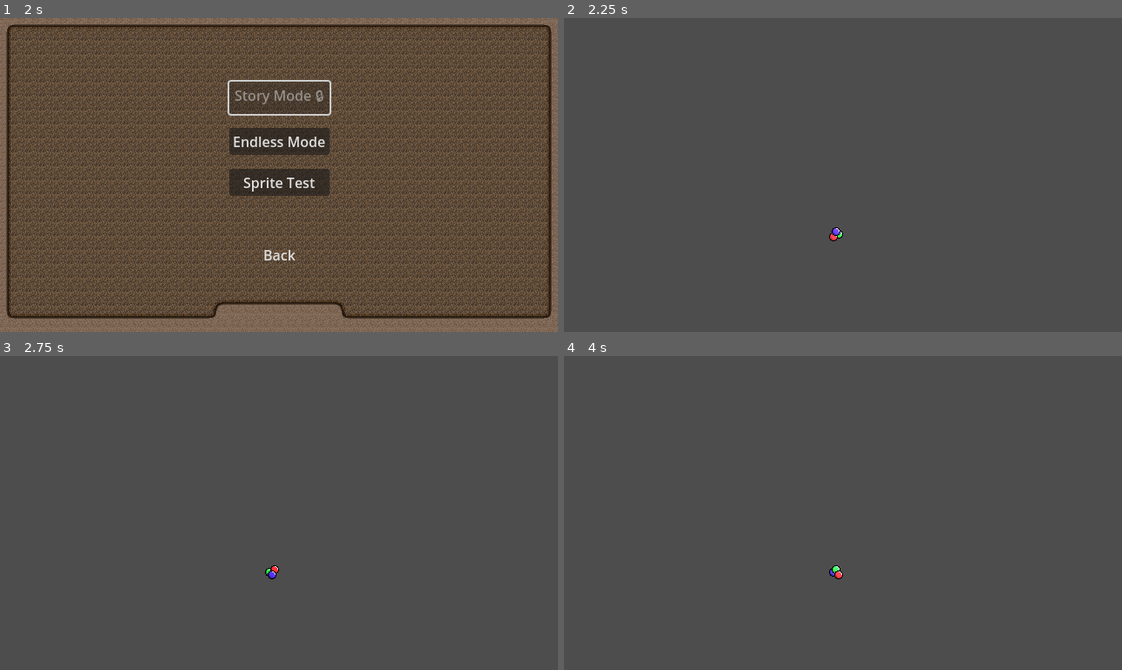
Above: before the commit, frames 1-4 (two rows, left to right).
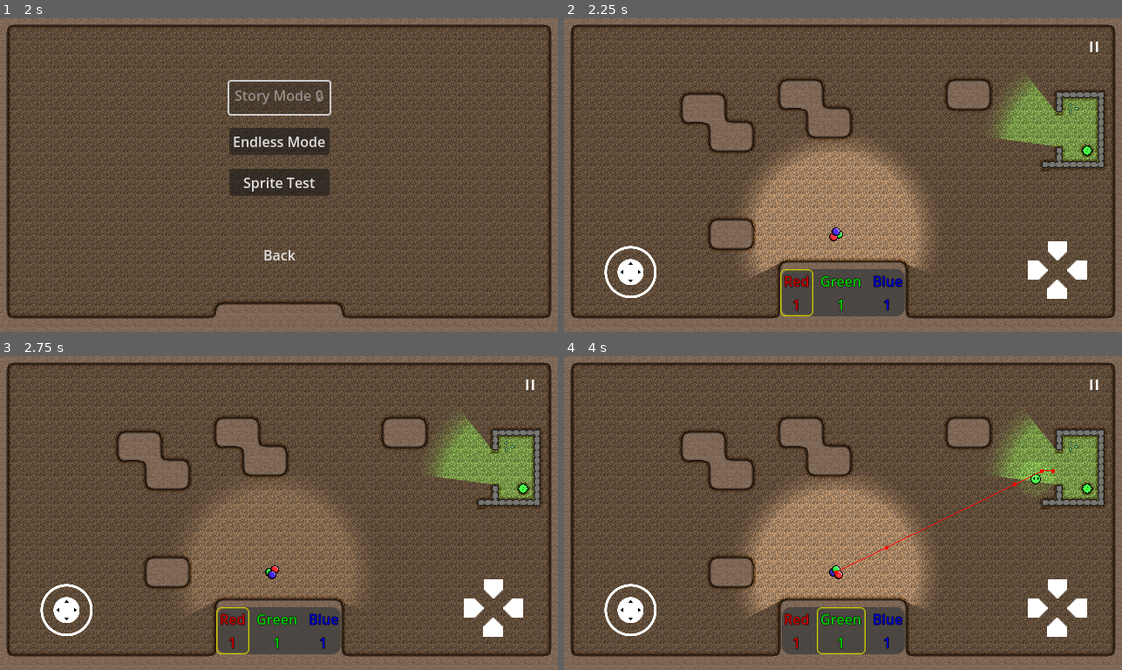
Above: after the commit, the same moments.

Repository: Degenerate-Games/shadows-below
Game: Godot game, scene res://scenes/menus/main_menu.tscn
The game is run twice, just before and just after one commit, with the same random seed, the same clock (stepped at 60 frames per second) and the same inputs.
Inputs (mouse positions are in pixels of both pictures, inside the frame that each line leads up to):
- Up to frame 1 (2 s): click (279, 206) at 0.5 s; click (279, 206) at 1.25 s
- Up to frame 2 (2.25 s): click "Endless Mode" at 2 s
- Up to frame 3 (2.75 s): no input
- Up to frame 4 (4 s): move the mouse to (965, 497) at 2.77 s; hold L (mixing_ui_right) 2.78-3.5 s; tap B (bake) at 2.85 s; click (965, 497) at 2.92 s; drag from (731, 528) to (837, 572) at 3.52 s

Frame 1 is identical in both runs. In frame 2, 85% of the frame differs, in the area x 0-100%, y 0-100%; in frame 3, 83%; in frame 4, 85%.
Error before the commit: Attempt to call function 'get_color' in base 'null instance' on a null instance. (res://scripts/level_generator.gd:71)
Error after the commit: Division by zero error in operator '/'. (res://scripts/room.gd:30)

Commit message:
Dont spawn enemies (handled by key lights) and add NavigationRegion to handle nav mesh

Diff:
--- a/scripts/level_generator.gd
+++ b/scripts/level_generator.gd
@@ -11,8 +11,6 @@
 # Called when the node enters the scene tree for the first time.
 func _ready():
 	tile_map = TileMap.new()
-	tile_map.add_layer(1)
-	tile_map.add_layer(2)
 	tile_map.tile_set = load("res://assets/levels/dirt/dirt_tileset.tres")
 	x_tiles = ceili(get_viewport().get_visible_rect().size.x / tile_map.tile_set.tile_size.x)
 	y_tiles = ceili(get_viewport().get_visible_rect().size.y / tile_map.tile_set.tile_size.y)
@@ -40,10 +38,10 @@
 	objective_idxs.append(4)
 
 
-
 func generate_room(difficulty: int) -> TileMap:
 	var room = tile_map.duplicate()
 	room.name = "Generated Room: " + str(randi())
+	room.add_to_group("navigation", true)
 	room.set_script(load("res://scripts/room.gd"))
 
 	# Add UI to scene
@@ -61,20 +59,15 @@
 
 	# Draw room frame
 	print("Drawing Room Frame")
-	room.set_pattern(1, Vector2i(0, 0), tile_map.tile_set.get_pattern(0))
+	room.set_pattern(0, Vector2i(0, 0), tile_map.tile_set.get_pattern(0))
 
 	# Place the player
 	print("Placing Player")
 	var player = get_node("/root/Endless/Player")
 	player.position = Vector2i(19, 15) * tile_map.tile_set.tile_size + tile_map.tile_set.tile_size / 2
 	hud.get_node("ColorMixingUI").color_changed.connect(player._on_color_mixing_ui_color_changed)
-	player.handle_color_change(get_node("/root/Endless/HUD/ColorMixingUI").get_color())
+	player.handle_color_change(hud.get_node("ColorMixingUI").get_color())
 	player.shadow_collected.connect(hud.get_node("ColorMixingUI")._on_shadow_collected)
-
-	var key = load("res://scenes/items/key_light.tscn").instantiate()
-	key.position = Vector2i(17, 13) * tile_map.tile_set.tile_size + tile_map.tile_set.tile_size / 2
-	# print ("Key Tile: ", key_tile, "Key Position: ", key.position)
-	room.add_key(key)
 
   # Place objectives
 	print("Placing Objectives")
@@ -88,10 +81,10 @@
 		var obstacle = get_pattern_rect(Vector2(randi_range(0, x_tiles), randi_range(0, y_tiles)), half_pattern_size)
 		if obstacles.any(func(o): return o.intersects(obstacle)) || room_borders.any(func(b): return b.intersects(obstacle)):
 			continue
-		room.set_pattern(1, obstacle.position + Vector2i(1, 1), pattern)
-		if pattern.has_cell(Vector2i(3, 3)):
-			if pattern.get_cell_atlas_coords(Vector2i(3, 3)) == Vector2i(3, 1):
-				key_tiles.append(Vector2i(obstacle.position + Vector2i(4, 4)))
+		room.set_pattern(0, obstacle.position + Vector2i(1, 1), pattern)
+		if pattern.has_cell(Vector2i(3, 4)):
+			if pattern.get_cell_atlas_coords(Vector2i(3, 4)) == Vector2i(3, 1):
+				key_tiles.append(Vector2i(obstacle.position + Vector2i(4, 5)))
 		obstacles.append(obstacle)
 		iterations += 1
 
@@ -107,29 +100,14 @@
 					var obstacle = get_pattern_rect(Vector2(x, y), half_pattern_size)
 					if obstacles.any(func(o): return o.intersects(obstacle)) || room_borders.any(func(b): return b.intersects(obstacle)):
 						continue
-					room.set_pattern(1, obstacle.position + Vector2i(1, 1), pattern)
+					room.set_pattern(0, obstacle.position + Vector2i(1, 1), pattern)
 					obstacles.append(obstacle)
 		iterations += 1
-
-	# Place some enemies
-	print("Placing Enemies")
-	var enemy_tiles: Array[Vector2i] = []
-	for i in range(difficulty):
-		var enemy_tile = Vector2i(randi_range(0, x_tiles), randi_range(0, y_tiles))
-		while obstacles.any(func(o): return o.has_point(enemy_tile)) || room_borders.any(func(b): return b.has_point(enemy_tile)) || enemy_tiles.find(enemy_tile) != -1:
-			enemy_tile = Vector2i(randi_range(0, x_tiles), randi_range(0, y_tiles))
-		enemy_tiles.append(enemy_tile)
-		var enemy = enemies[randi() % enemies.size()].instantiate()
-		enemy.name += str(i)
-		enemy.position = enemy_tile * tile_map.tile_set.tile_size + tile_map.tile_set.tile_size / 2
-		room.add_child(enemy)
-		if enemy.has_method("set_target"):
-			enemy.call_deferred("set_target", player)
 
 	# Place Keys
 	print("Placing Keys")
 	for key_tile in key_tiles:
-		key = load("res://scenes/items/key_light.tscn").instantiate()
+		var key = load("res://scenes/items/key_light.tscn").instantiate()
 		key.position = key_tile * tile_map.tile_set.tile_size + tile_map.tile_set.tile_size / 2
 		print ("Key Tile: ", key_tile, "Key Position: ", key.position)
 		room.add_key(key)
@@ -138,6 +116,13 @@
 	print("Adding Pause Menu")
 	var pause_menu = load("res://scenes/menus/pause_menu.tscn").instantiate()
 	room.add_child(pause_menu)
+
+	# Set up navigation
+	var navigation = NavigationRegion2D.new()
+	navigation.name = "Navigation"
+	navigation.navigation_polygon = load("res://assets/levels/navigation_polygon.tres")
+	room.add_child(navigation)
+	room.call_deferred("bake_after", 2)
 
 	return room
 
